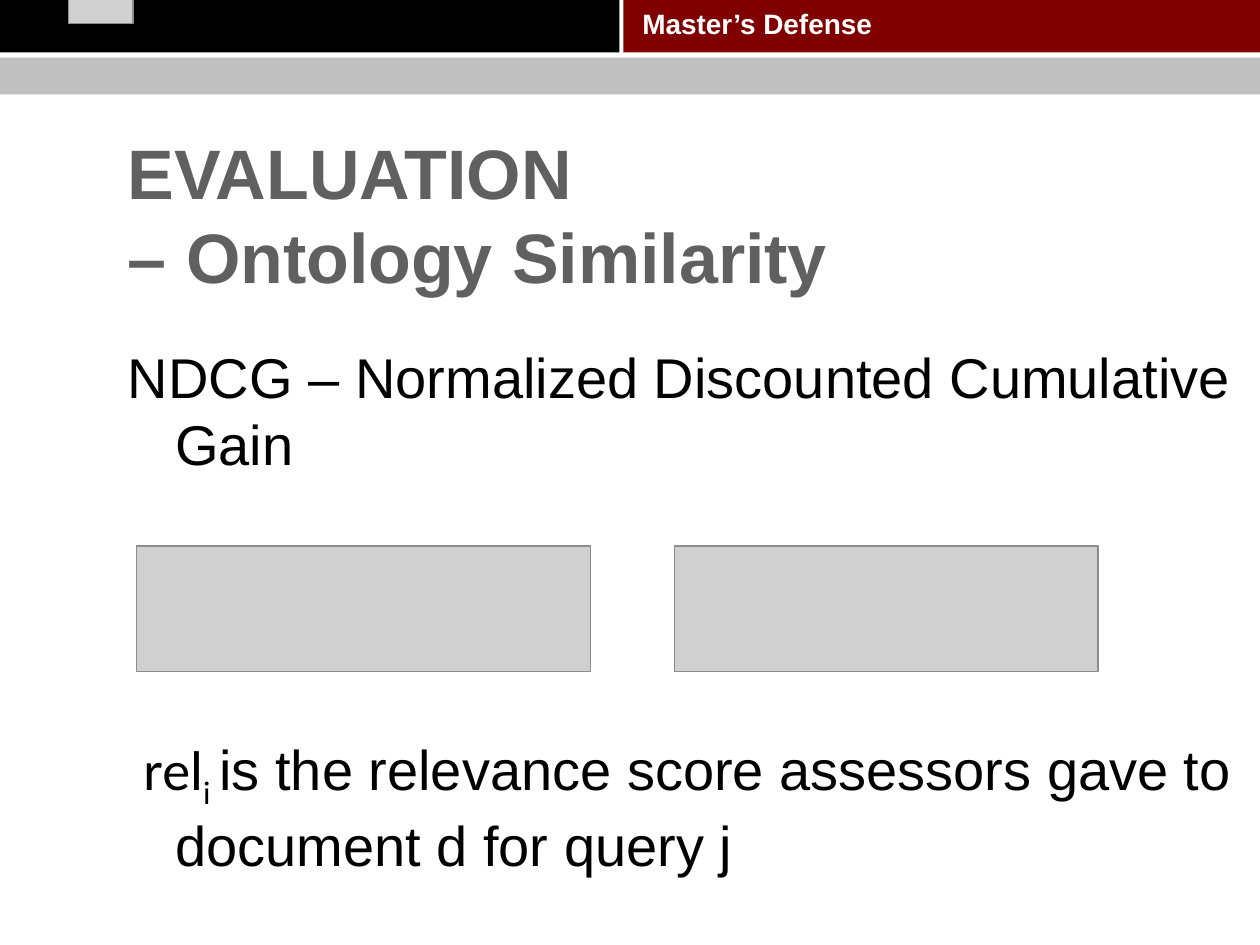
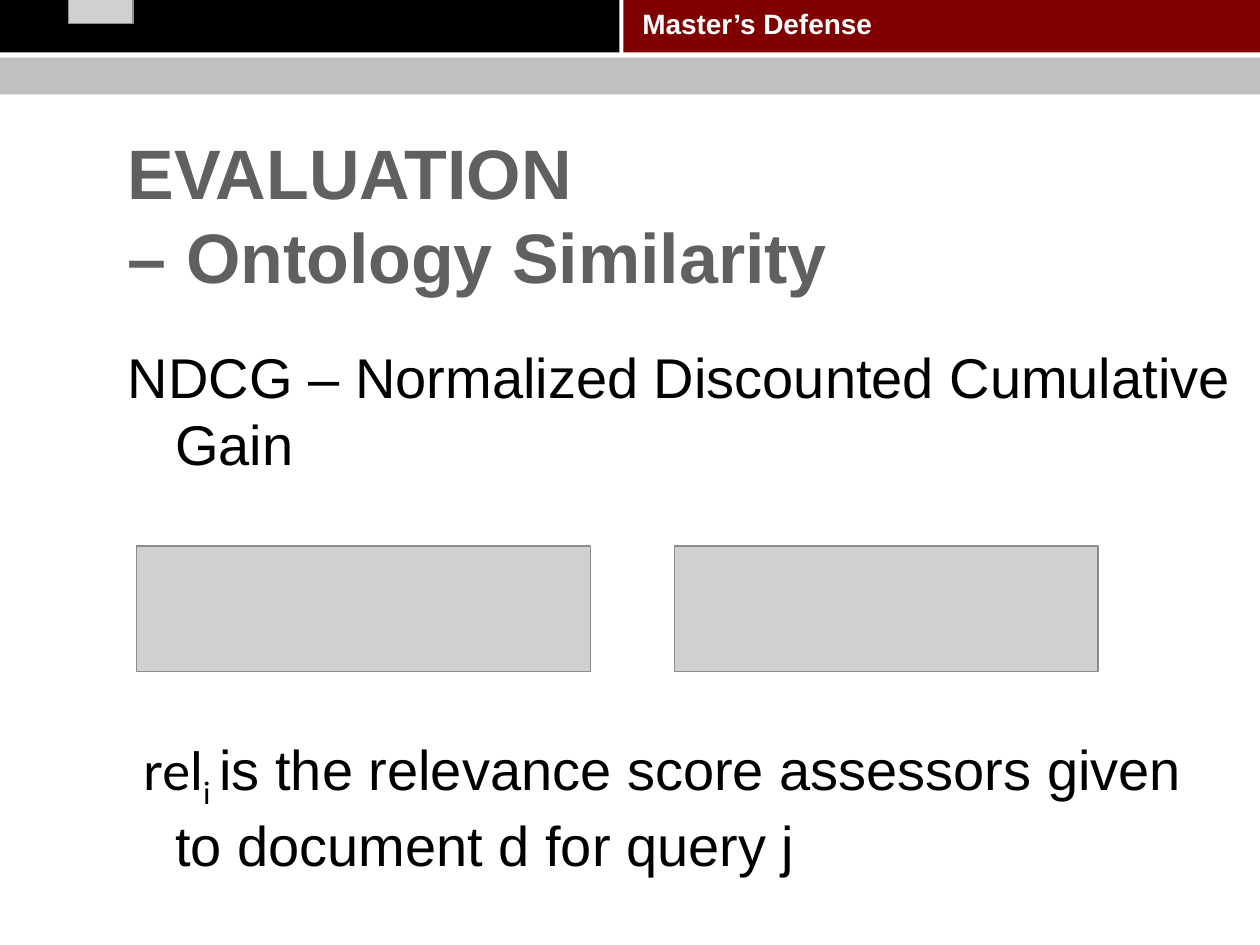
Before and after one commit to pkushiqiang/thesis, a slide deck: slide 64 of media/Master's thesis.pptx. Drawn at 1260x945 pixels with LibreOffice and Linux fonts; fonts in the diff are those of the drawing; grey boxes stand for pictures; background and template pictures are left out. Boxes give left, top, right and bottom in pixels: in the first picture for what was removed or moved away, otherwise in the second. Text is boxed around its words. In the diff, an @@ line names an element or a change of style, - is before the commit and + after.

```diff
--- a/media/Master's thesis.pptx
+++ b/media/Master's thesis.pptx
@@ text at [175, 749, 1181, 877]: text changed @@
-reli is the relevance score assessors gave to document d for query j
+reli is the relevance score assessors given to document d for query j
```
Also in this commit, not shown: 6 other slides changed, 4 slides added, 1 slide removed, 1 other file.
